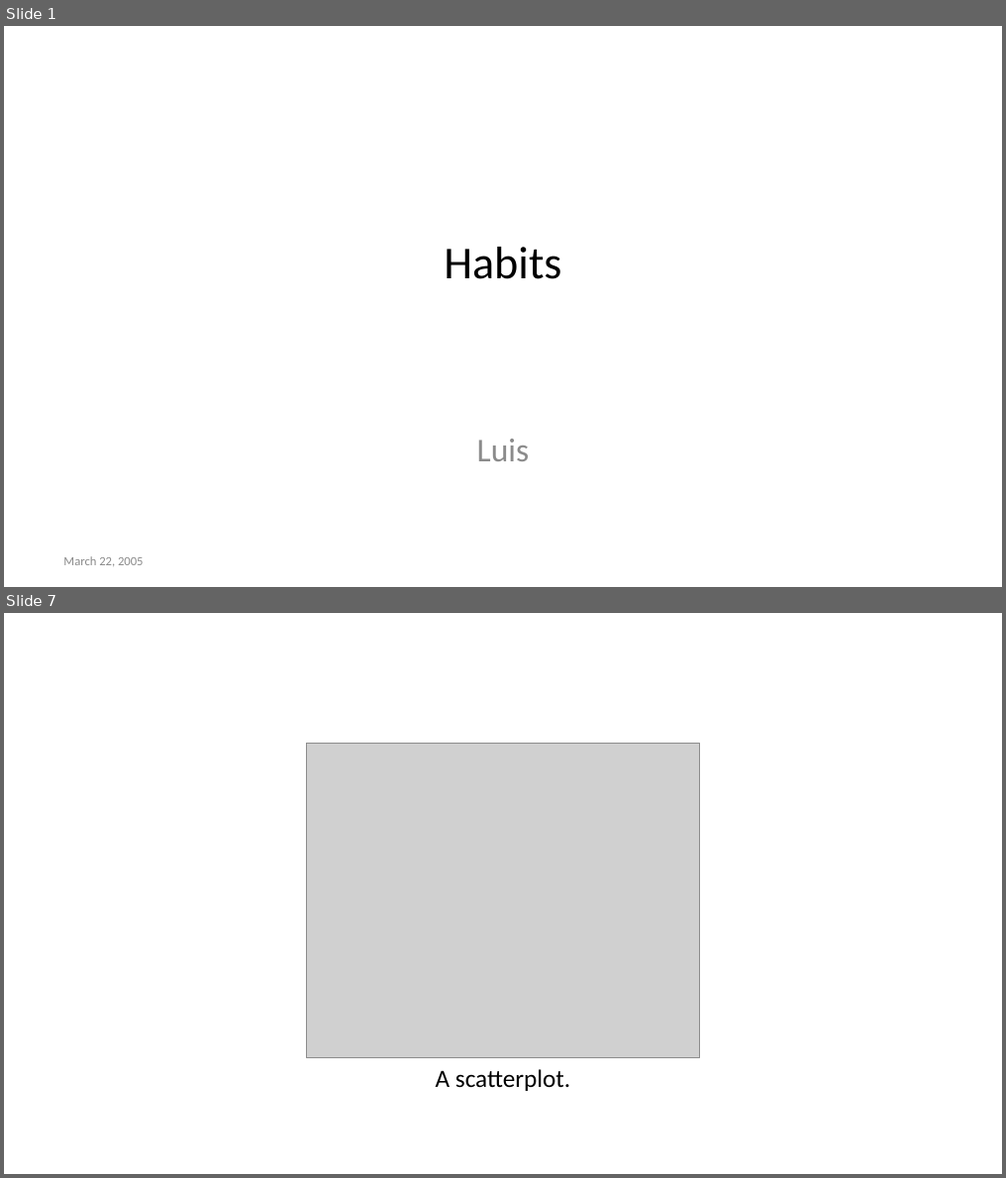
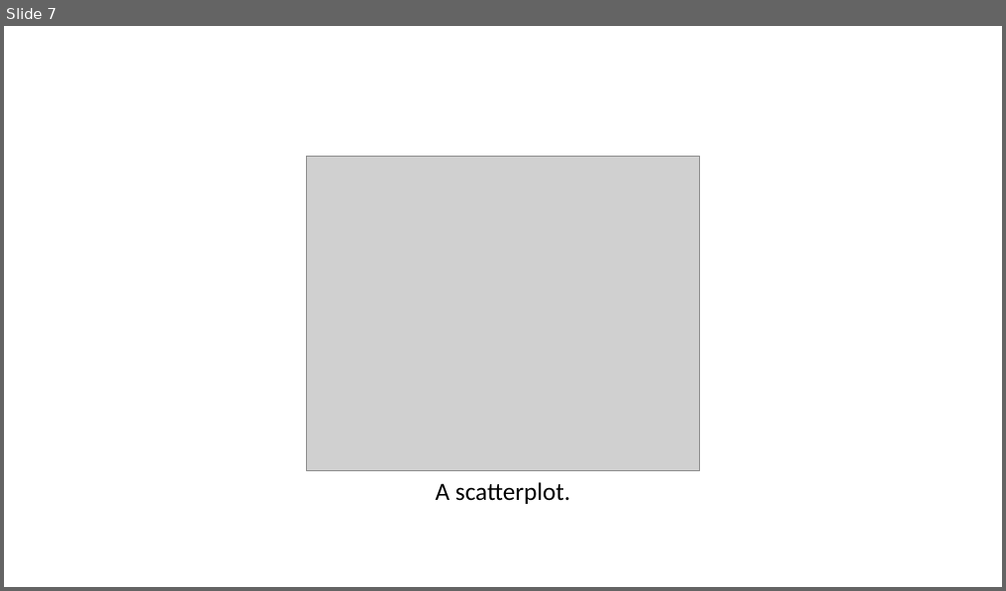
Before and after one commit to LASPUMSS/INVESTIGACION-PARA-OBTENER-EL-GRADO-DE-LICENCIATURA-EN-INGENIERIA-FINANCIERA-UMSS, a slide deck: RECURSOS-INVESTIGACION/PRESENTACION/PRESENTACION.pptx. Shown one above the other, each under a label of ours: slides 1 and 7 before the commit, slide 7 after it; the slides between them are not shown. The pictures are 1006x1178 and 1006x591 pixels, drawn with LibreOffice and Linux fonts; fonts in the diff are those of the drawing; grey boxes stand for pictures. Boxes give left, top, right and bottom in pixels: in the first picture for what was removed or moved away, otherwise in the second. Text is boxed around its words. In the diff, an @@ line names an element or a change of style, - is before the commit and + after.

```diff
--- a/RECURSOS-INVESTIGACION/PRESENTACION/PRESENTACION.pptx
+++ b/RECURSOS-INVESTIGACION/PRESENTACION/PRESENTACION.pptx
@@ slide 1 removed at [4,26,1002,587], background #FFFFFF @@
@@ title removed at [444,247,561,279] @@
-Habits
@@ subtitle removed at [477,439,530,462] @@
-Luis
@@ text removed at [63,557,144,567] @@
-March 22, 2005
```
Also in this commit, not shown: 7 slides added, 6 other slides removed, 1 other file.
